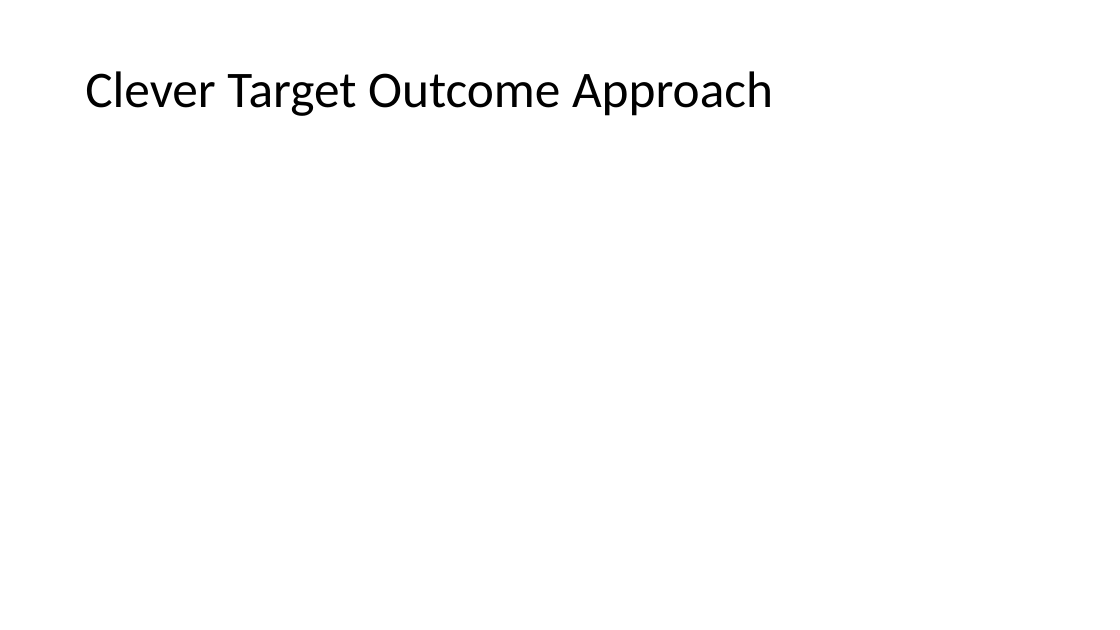
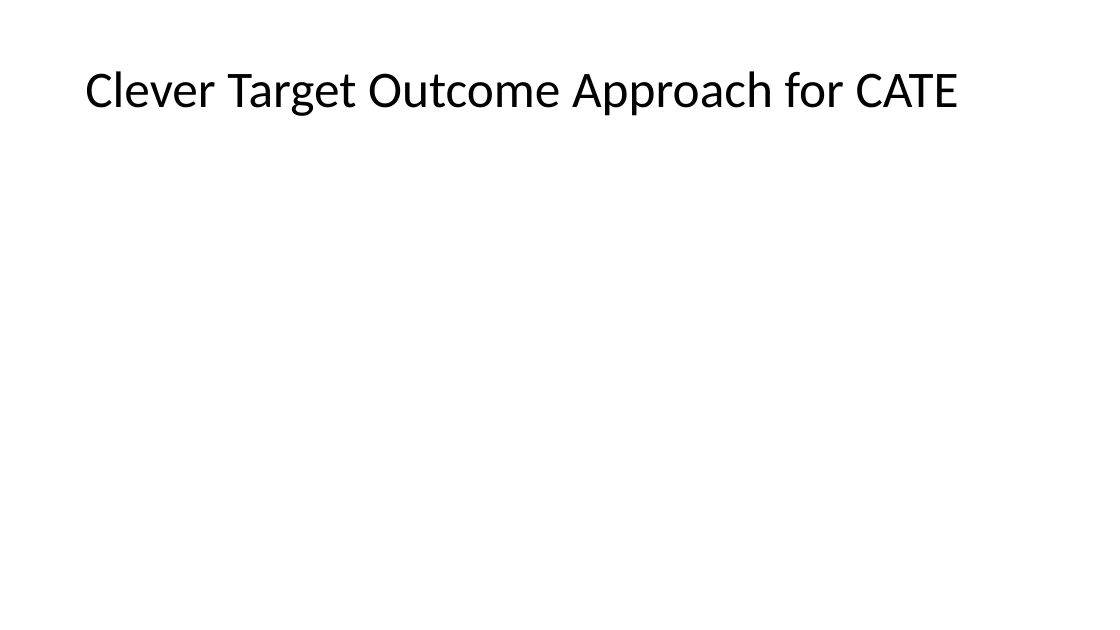
Before and after one commit to stanford-msande228/winter23, a slide deck: slide 35 of MSANDE228_Lecture6_Causality_in_Observational_Data.pptx. Drawn at 1120x630 pixels with LibreOffice and Linux fonts; fonts in the diff are those of the drawing; grey boxes stand for pictures. Boxes give left, top, right and bottom in pixels: in the first picture for what was removed or moved away, otherwise in the second. Text is boxed around its words. In the diff, an @@ line names an element or a change of style, - is before the commit and + after.

```diff
--- a/MSANDE228_Lecture6_Causality_in_Observational_Data.pptx
+++ b/MSANDE228_Lecture6_Causality_in_Observational_Data.pptx
@@ title at <box>85,71,959,116</box>: text changed @@
-Clever Target Outcome Approach
+Clever Target Outcome Approach for CATE
```
Also in this commit, not shown: 2 other slides changed, 9 slides added, 1 other file.
